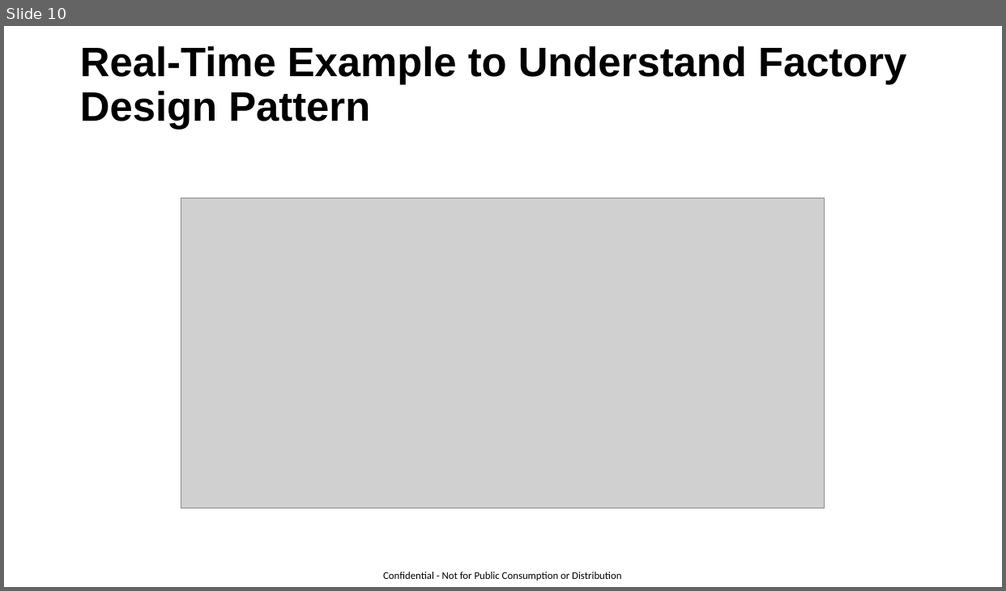
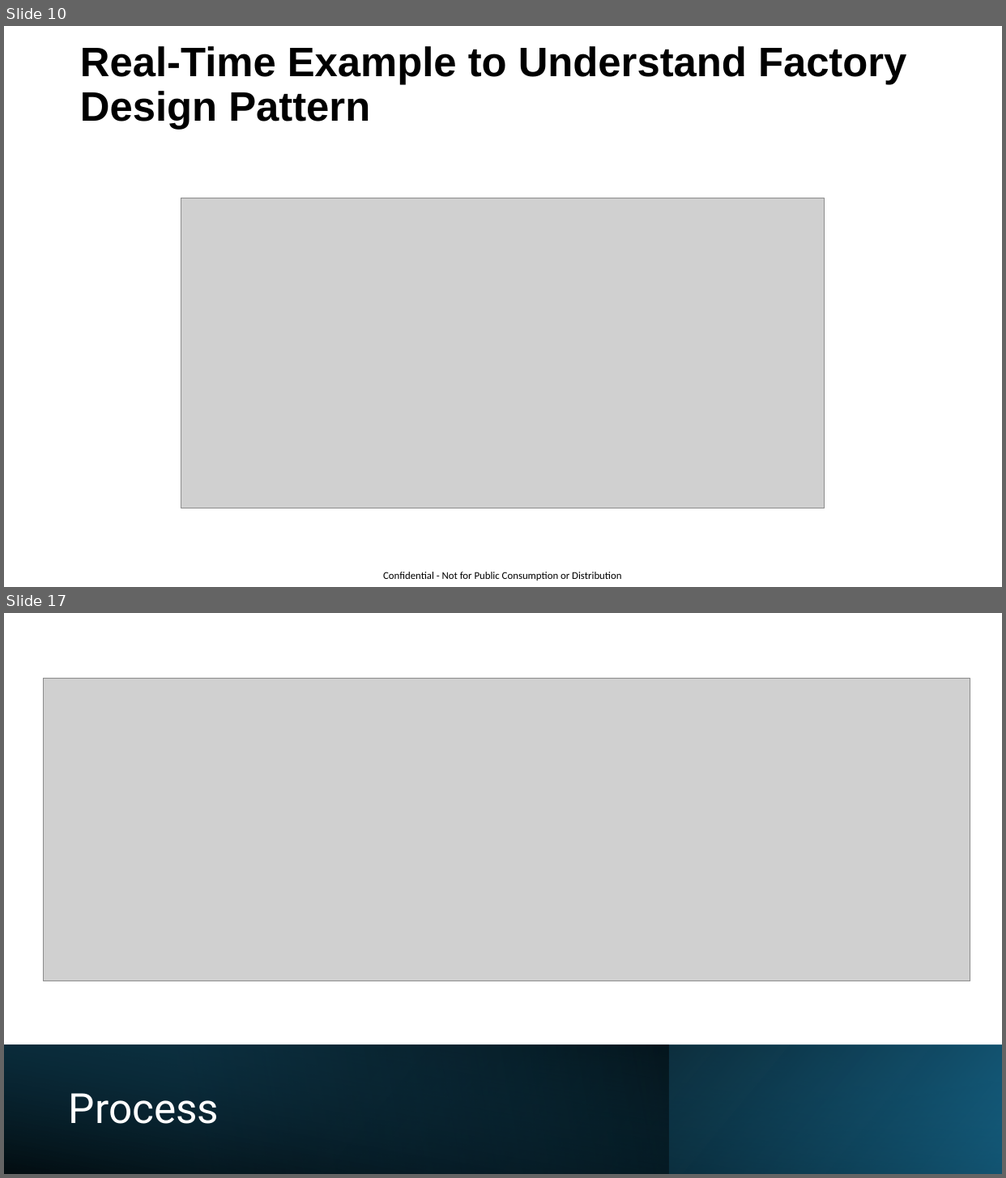
Before and after one commit to GaneshIT/CaseStudyFiles, a slide deck: Design Patterns.pptx. Shown one above the other, each under a label of ours: slide 10 before the commit, slides 10 and 17 after it; the slides between them are not shown. The pictures are 1006x591 and 1006x1178 pixels, drawn with LibreOffice and Linux fonts; fonts in the diff are those of the drawing; grey boxes stand for pictures. Boxes give left, top, right and bottom in pixels: in the first picture for what was removed or moved away, otherwise in the second. Text is boxed around its words. In the diff, an @@ line names an element or a change of style, - is before the commit and + after.

```diff
--- a/Design Patterns.pptx
+++ b/Design Patterns.pptx
@@ slide 17 added at (4,613,1002,1174), background #FFFFFF @@
@@ picture added at (43,678,970,982) @@
@@ rectangle added at (4,1046,1002,1174), fill gradient #000000 to #156082 @@
@@ rectangle added at (4,1046,669,1174), fill gradient #104862 to #000000 @@
@@ rectangle added at (4,1046,1002,1174), fill gradient #000000 to #156082 @@
@@ title added at (69,1093,219,1124), 40 pt, text #FFFFFF @@
+Process
```
Also in this commit, not shown: 9 other slides added, 10 other files.
